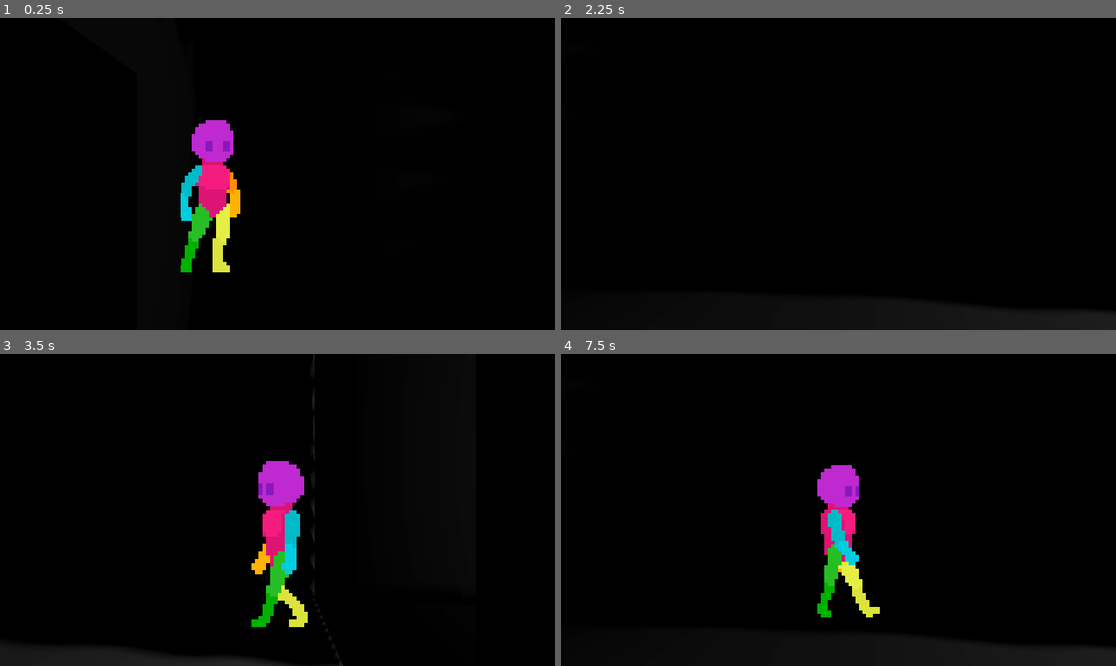
Above: before the commit, frames 1-4 (two rows, left to right).
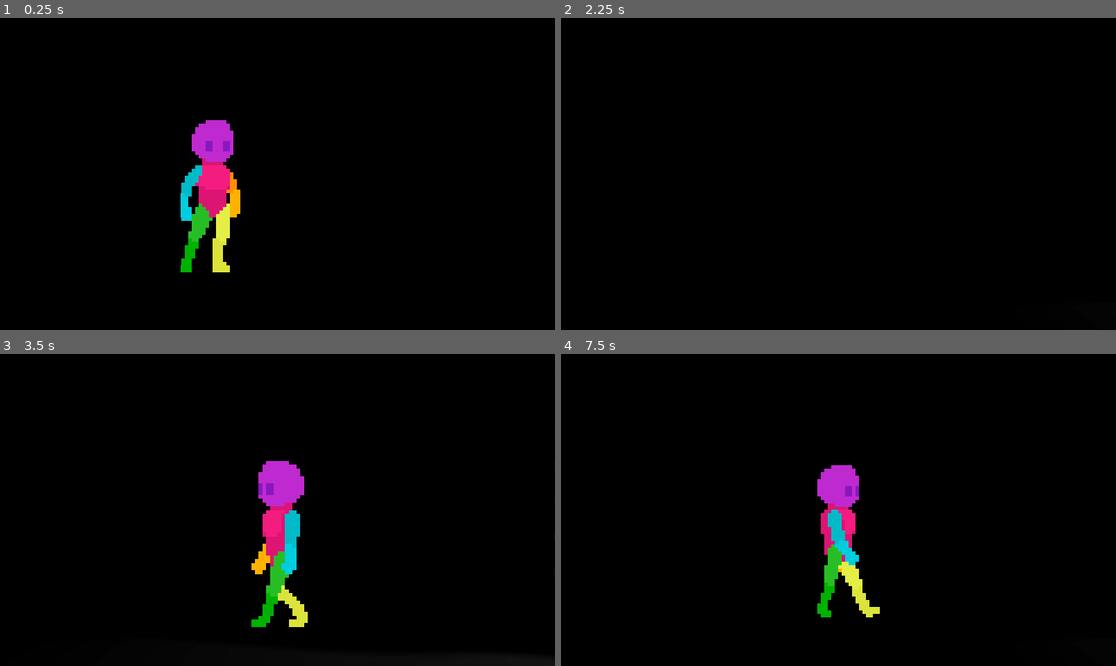
Above: after the commit, the same moments.

Repository: JayAiJoe/SpaceGame
Game: Godot game, scene res://Test/test_level.tscn
Two runs of this game, one before a commit and one after it. Both use one fixed random seed, a clock stepped at 60 frames per second and the inputs below.
Inputs:
- Up to frame 1 (0.25 s): no input
- Up to frame 2 (2.25 s): tap Enter (ui_accept) at 0.5, 0.77, 1.52 s; hold D (right) 0.53-1.28 s; hold S (down) 1.28-2.03 s; hold D (right) from 2.03 s (still down)
- Up to frame 3 (3.5 s): release D (right) at 2.78 s; hold W (up) from 2.78 s (still down); tap Enter (ui_accept) at 3.02 s
- Up to frame 4 (7.5 s): release W (up) at 3.53 s; hold A (left) 3.53-5.03 s; tap Enter (ui_accept) at 3.77, 4.52, 6.02, 6.5, 6.77 s; hold S (down) 5.03-5.78 s; hold D (right) 5.78-6.53 s; hold W (up) 6.53-7.28 s; hold D (right) from 7.28 s (still down)

The runs differ from the first frame. In frame 2, 0.6% of the frame differs, in the area x 82-100%, y 94-100%; in frame 3, 1.2%, in the area x 0-62%, y 0-100%; in frame 4, 0.6%.

Commit message:
room size multiples of 5

Diff:
--- a/Environment/Rooms/room.gd
+++ b/Environment/Rooms/room.gd
@@ -5,10 +5,11 @@
 const DOOR_SIZE := Vector2(2, 3)
 const DEFAULT_WIDTH := 7.0
 const DEFAULT_HEIGHT := 5.0
+const ROOM_LENGTH_GRANULARITY : int = 5
 
 var room_size := Vector3.ONE
 
-var room_length := 1.0
+var room_length : int = 1
 
 var left_room : Room
 var right_room : Room
--- a/Environment/Rooms/room_manager.gd
+++ b/Environment/Rooms/room_manager.gd
@@ -10,7 +10,7 @@
 	create_floors()
 
 func create_floors() -> void:
-	var max_width := 30.
+	var max_width := 40.
 	var downstairs_room : Room = null
 	for i in range(FLOORS_NUM):
 		var new_floor_start = create_floor(max_width, 3)
@@ -32,6 +32,7 @@
 		var room_length : float
 		if i < rooms-1:
 			room_length = (total_length - current_length)/(rooms - i) * randf_range(0.65, 1.35)
+			room_length = snapped(room_length, Room.ROOM_LENGTH_GRANULARITY)
 			current_length += room_length
 		else:
 			room_length = total_length - current_length
